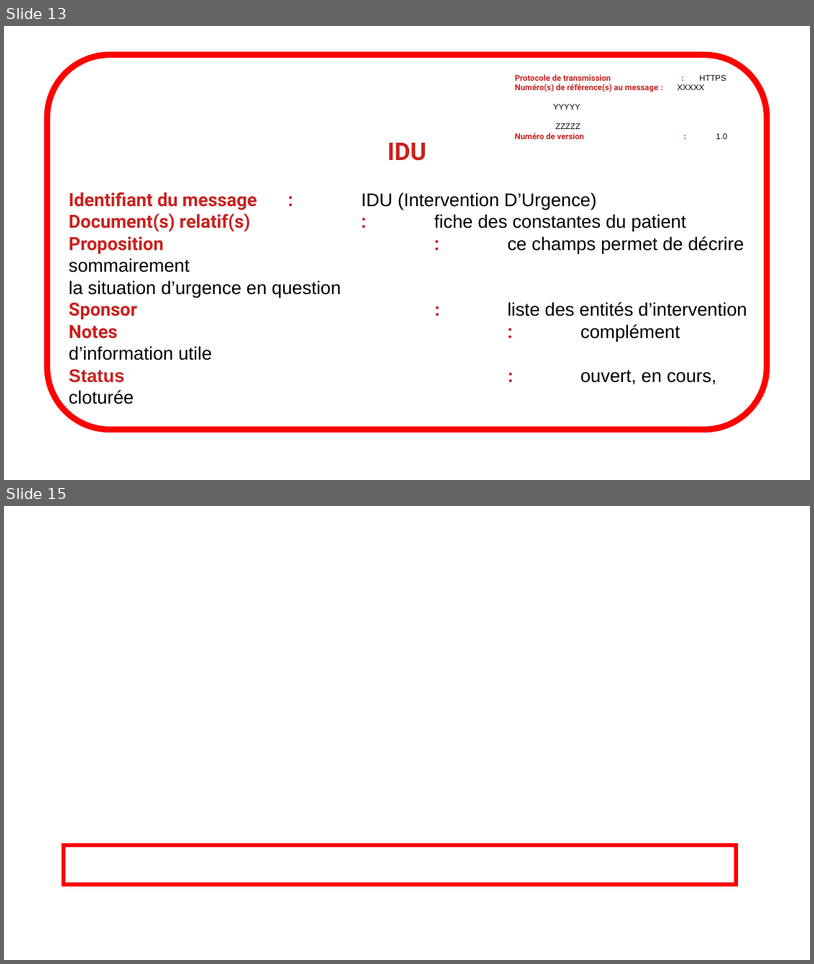
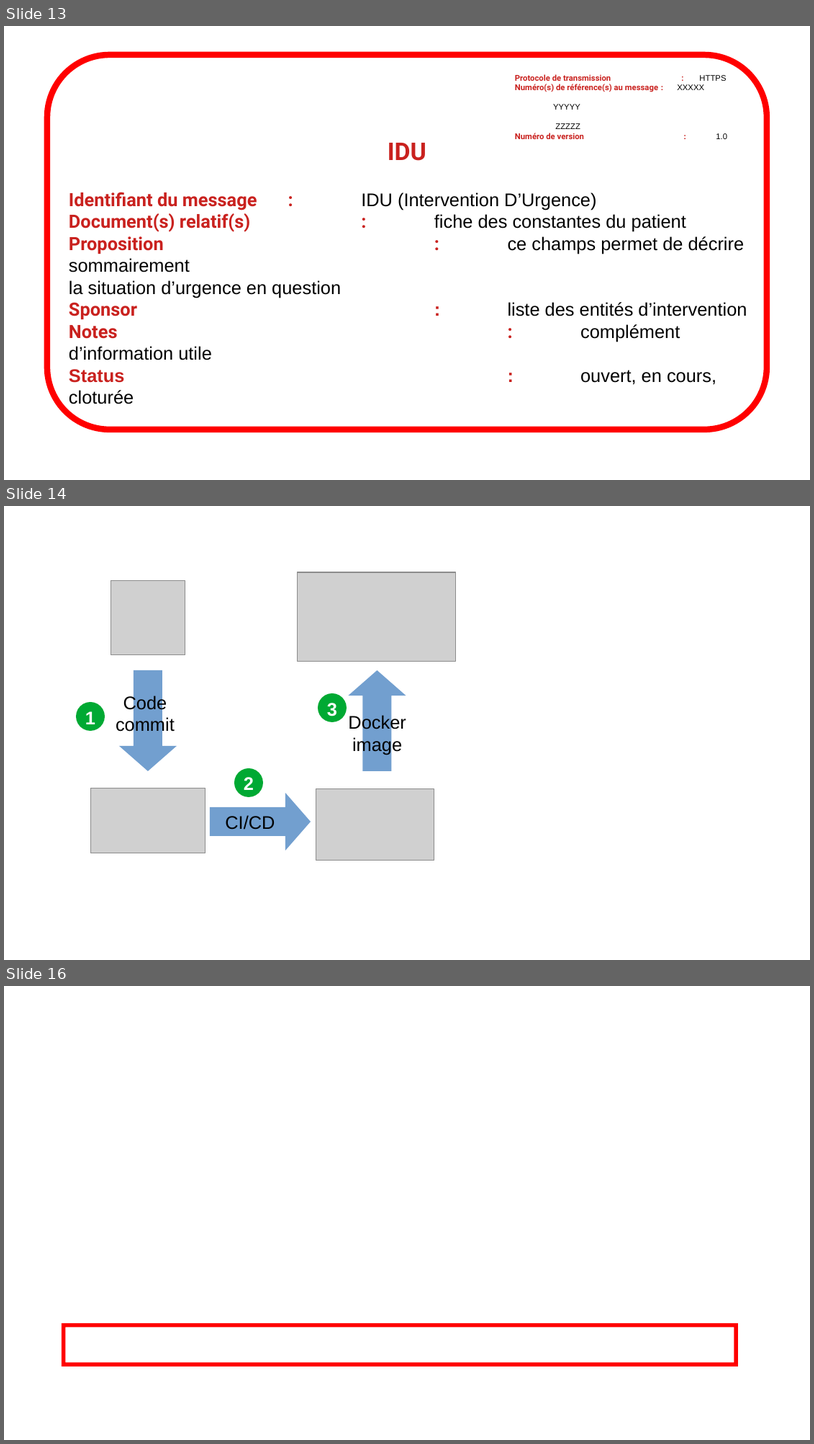
Before and after one commit to gattardm/P11, a slide deck: Sources/doc/diagrammes.odp. Shown one above the other, each under a label of ours: slides 13 and 15 before the commit, slides 13, 14 and 16 after it; the slides between them are not shown. The pictures are 814x964 and 814x1444 pixels, drawn with LibreOffice and Linux fonts; fonts in the diff are those of the drawing; grey boxes stand for pictures; background and template pictures are left out. Boxes give left, top, right and bottom in pixels: in the first picture for what was removed or moved away, otherwise in the second. Text is boxed around its words. In the diff, an @@ line names an element or a change of style, - is before the commit and + after.

```diff
--- a/Sources/doc/diagrammes.odp
+++ b/Sources/doc/diagrammes.odp
@@ slide 14 added at (x1=4, y1=506, x2=810, y2=960), background #FFFFFF @@
@@ picture added at (x1=111, y1=581, x2=185, y2=654) @@
@@ picture added at (x1=298, y1=572, x2=456, y2=662) @@
@@ down arrow added at (x1=119, y1=670, x2=177, y2=771), fill #729FCF @@
@@ down arrow added at (x1=349, y1=670, x2=406, y2=771), fill #729FCF @@
@@ text added at (x1=116, y1=694, x2=175, y2=735), 18 pt, text #000000 @@
+Code commit
@@ ellipse added at (x1=318, y1=693, x2=347, y2=722), fill #00A933 @@
@@ ellipse added at (x1=76, y1=702, x2=104, y2=731), fill #00A933 @@
@@ text added at (x1=85, y1=711, x2=95, y2=724), 18 pt, text #FFFFFF, bold @@
+1
@@ text added at (x1=327, y1=703, x2=337, y2=716), 18 pt, text #FFFFFF, bold @@
+3
@@ text added at (x1=348, y1=714, x2=406, y2=754), 18 pt, text #000000 @@
+Docker image
@@ ellipse added at (x1=234, y1=768, x2=263, y2=796), fill #00A933 @@
@@ text added at (x1=244, y1=777, x2=254, y2=790), 18 pt, text #FFFFFF, bold @@
+2
@@ picture added at (x1=90, y1=788, x2=205, y2=853) @@
@@ down arrow added at (x1=210, y1=793, x2=311, y2=850), fill #729FCF @@
@@ picture added at (x1=316, y1=788, x2=435, y2=860) @@
@@ text added at (x1=225, y1=815, x2=275, y2=829), 18 pt, text #000000 @@
+CI/CD
@@ what was slide 15 is now slide 16 @@
```
Also in this commit, not shown: 2 slides changed, 34 other files.
